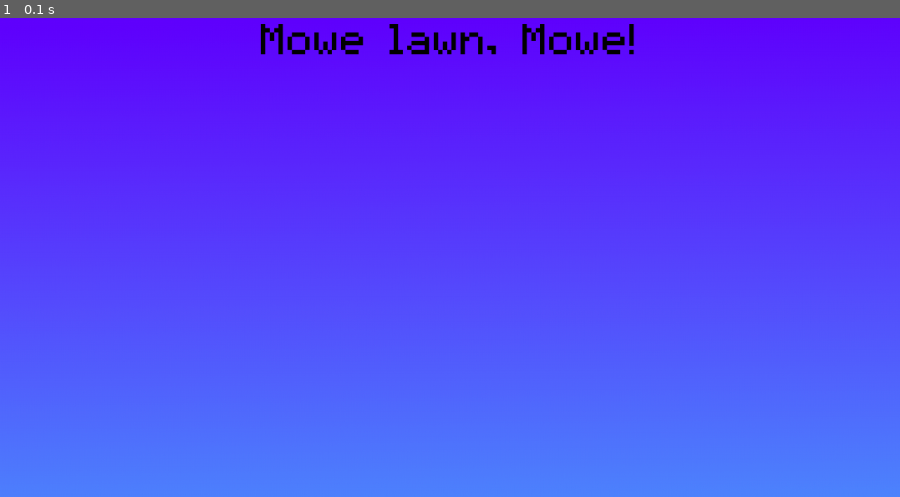
Above: before the commit, frame 1.
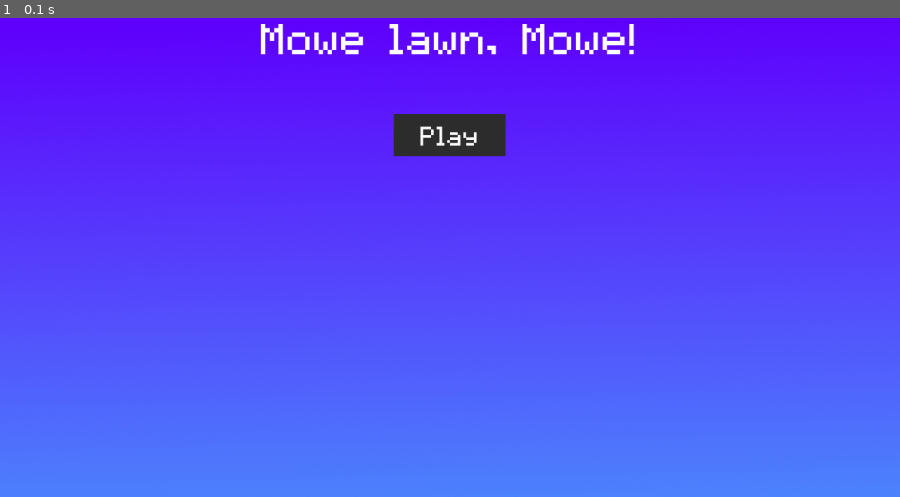
Above: after the commit, the same moment.

Repository: Acaippa/pygame-lawnmower
Game: pygame game, started from ver 0.3/main.py
Two runs of this game, one before a commit and one after it. Both use one fixed random seed, a clock stepped at 60 frames per second and the inputs below.
Inputs:
- Up to frame 1 (0.1 s): no input

The runs differ from the first frame. In frame 1, 2.1% of the frame differs, in the area x 28-71%, y 1-30%.

Commit message:
Sync git

Diff:
--- a/ver 0.3/game.py
+++ b/ver 0.3/game.py
@@ -1,5 +1,6 @@
 import pygame
 from modules.states.main_menu import *
+from modules.states.game_mode_menu import *
 
 class Game:
 	def __init__(self, display):
@@ -12,7 +13,8 @@
 		self.delta_time = 0
 
 		self.states = {
-			"MainMenu" : MainMenu(self)
+			"MainMenu" : MainMenu(self),
+			"GameModeMenu" : GameModeMenu(self)
 		}
 
 		self.state = "MainMenu"
@@ -21,3 +23,6 @@
 		self.delta_time = dt
 
 		self.states[self.state].update(self.delta_time)
+
+	def change_state(self, state):
+		self.state = state
--- /dev/null
+++ b/ver 0.3/modules/UI/button.py
@@ -0,0 +1,53 @@
+import pygame
+from .text import*
+
+class Button(Text):
+	def __init__(self, parent, **kwargs):
+		super().__init__(parent, **kwargs)
+
+		self.padding = kwargs.get("padding", 15)
+
+		self.background_color = kwargs.get("background_color", "#2f2f2f")
+
+		self.background_color_hover = kwargs.get("hover_color", "#4f4f4f")
+
+		self.background_color_click = kwargs.get("click_color", "5f5f5f")
+
+		self.background_color_current = self.background_color
+
+		self.click_check = False
+
+		self.command = kwargs.get("command", self.fallback_command)
+
+		self.cmd_list.extend([self.draw_background, self.on_hover])
+
+	def draw_background(self):
+		self.rect.width += self.padding * 5
+		self.rect.height += self.padding * 2
+
+		self.rect[0] -= self.padding * 2.5
+		self.rect[1] -= self.padding
+
+		pygame.draw.rect(self.display_surface, self.background_color_current, self.rect, border_radius=0)
+
+	def on_hover(self):
+		mouse_pos = pygame.mouse.get_pos()
+		mouse_clicked = pygame.mouse.get_pressed()
+
+		if self.rect.collidepoint(mouse_pos):
+			self.background_color_current = self.background_color_hover
+		else:
+			self.background_color_current = self.background_color
+
+		if self.rect.collidepoint(mouse_pos) and mouse_clicked[0] == True: # Check if the user clicks the button
+			self.click_check = True
+
+		if self.rect.collidepoint(mouse_pos) and mouse_clicked[0] == False and self.click_check: # Check if the user released the button while inside the button
+			self.command()
+			self.click_check = False
+
+		if not self.rect.collidepoint(mouse_pos): # Check if the user left the button after clicking
+			self.click_check = False
+
+	def fallback_command(self):
+		print(f"Button {__name__} Has no function yet.")
--- /dev/null
+++ b/ver 0.3/modules/UI/container.py
@@ -0,0 +1,39 @@
+import pygame
+
+class Container:
+	def __init__(self, parent, **kwargs):
+		self.display_surface = pygame.display.get_surface()
+
+		self.parent = parent
+
+		self.parent.item_list.append(self)
+
+		self.delta_time = 0
+
+		self.size = kwargs.get("size", (20, 20))
+
+		self.pos = kwargs.get("pos", (0, 0))
+
+		self.overflow_int = kwargs.get("overflow", 2)
+
+		self.item_list = []
+
+	def update(self, dt):
+		self.delta_time = dt
+
+		self.update_items()
+
+		self.draw()
+
+	def draw(self):
+		pass
+
+	def update_items(self):
+		for index, item in enumerate(self.item_list):
+			offset_x = self.pos[0]
+			offset_y = self.pos[1] + item.rect.height * index
+
+			item.pos = item.pos[0] + offset_x, item.pos[1] + offset_y
+			print(item.rect.height)
+
+			item.update(self.delta_time)
--- a/ver 0.3/modules/UI/text.py
+++ b/ver 0.3/modules/UI/text.py
@@ -13,18 +13,33 @@
 
 		self.font = pygame.font.Font(self.settings["font_path"] + self.settings["font_name"], self.font_size)
 
+		self.rect = pygame.Rect((20, 20), (20, 20))
+
 		self.text = kwargs.get("text", " ")
 
 		self.pos = kwargs.get("pos", (0, 0))
 
 		self.padding = kwargs.get("padding", 0)
 
-		self.parent.item_list.append(self)
+		self.color = kwargs.get("color", "#ffffff")
+
+		self.cmd_list = [] # Used by other modules
+
+		self.container = kwargs.get("container", None)
+
+		if self.container != None:
+			self.container.item_list.append(self)
+		else:
+			self.parent.item_list.append(self)
 
 		self.delta_time = 0
 
 	def update(self, dt):
 		self.delta_time = dt
+
+		if len(self.cmd_list) != 0:
+			for cmd in self.cmd_list:
+				cmd()
 
 		self.update_text()
 
@@ -33,21 +48,25 @@
 		self.draw()
 
 	def draw(self):
+		self.rect.topleft = self.pos
 		self.display_surface.blit(self.rendered_font, self.pos)
 
 	def update_text(self):
 		self.font = pygame.font.Font(self.settings["font_path"] + self.settings["font_name"], self.font_size)
-		self.rendered_font = self.font.render(self.text, True, "#000000")
+		self.rendered_font = self.font.render(self.text, True, self.color)
+		self.rect = self.rendered_font.get_rect()
 
 	def update_pos(self):
+		w, h = self.display_surface.get_size() if self.container == None else self.container.size
+
 		if self.pos[0] == "center":
-			self.pos = self.display_surface.get_width() / 2 - self.rendered_font.get_width() / 2, self.pos[1]
+			self.pos = w / 2 - self.rendered_font.get_width() / 2, self.pos[1]
 
 		if self.pos[1] == "center":
-			self.pos = self.pos[0], self.display_surface.get_height() / 2 - self.rendered_font.get_height() / 2
+			self.pos = self.pos[0], h / 2 - self.rendered_font.get_height() / 2
 
 		if self.pos[0] == "r":
-			self.pos = self.display_surface.get_width() - self.rendered_font.get_width() - self.padding, self.pos[1]
+			self.pos = w - self.rendered_font.get_width() - self.padding, self.pos[1]
 
 		if self.pos[0] == "l":
 			self.pos = 0 + self.rendered_font.get_width() + self.padding, self.pos[1]
@@ -56,4 +75,4 @@
 			self.pos = self.pos[0], 0 + self.rendered_font.get_height() + self.padding
 
 		if self.pos[1] == "b":
-			self.pos = self.pos[1], self.display_surface.get_height() - self.rendered_font.get_height() - self.padding
+			self.pos = self.pos[1], h - self.rendered_font.get_height() - self.padding
--- /dev/null
+++ b/ver 0.3/modules/states/game_mode_menu.py
@@ -0,0 +1,50 @@
+import pygame
+from modules.UI.text import *
+from modules.UI.button import *
+from modules.UI.container import *
+
+class GameModeMenu:
+	def __init__(self, parent, **kwargs):
+		self.parent = parent
+
+		self.display_surface = pygame.display.get_surface()
+
+		self.delta_time = 0
+
+		self.background_image = pygame.image.load("images/main_menu/background.png")
+
+		w, h = self.display_surface.get_size()
+
+		self.background_image = pygame.transform.scale(self.background_image, (w, h))
+
+		self.surface = pygame.Surface((w, h))
+
+		self.item_list = []
+
+		self.main_container = Container(self, pos=(150, 160), size=(w-300, h-120))
+
+		Button(self, container=self.main_container, text="Test_level")
+		Button(self, container=self.main_container, text="Test_level")
+
+		self.title = Text(self, text="Choose a Level!", pos=("center", 40), size=40)
+
+	def update(self, dt):
+		self.delta_time = dt
+		self.draw_background()
+
+		self.main_container.update(self.dt)
+
+		self.update_items()
+
+		self.draw()
+
+	def draw(self):
+		self.display_surface.blit(self.surface, (0, 0))
+
+	def draw_background(self):
+		self.surface.fill("#ffffff")
+		self.surface.blit(self.background_image, (0, 0))
+
+	def update_items(self):
+		for item in self.item_list:
+			item.update(self.delta_time)
--- a/ver 0.3/modules/states/main_menu.py
+++ b/ver 0.3/modules/states/main_menu.py
@@ -1,5 +1,6 @@
 import pygame
 from modules.UI.text import *
+from modules.UI.button import *
 
 class MainMenu:
 	def __init__(self, parent):
@@ -19,7 +20,8 @@
 
 		self.item_list = []
 
-		self.test_text = Text(self, text="Mowe lawn, Mowe!", pos=("center", 40), size=50)
+		self.title = Text(self, text="Mowe lawn, Mowe!", pos=("center", 40), size=50)
+		self.play_button = Button(self, text="Play", pos=("center", 190), size=30, command=lambda: self.parent.change_state("GameModeMenu"))
 
 	def update(self, dt):
 		self.delta_time = dt
--- /dev/null
+++ b/ver 0.3/modules/states/test_mode.py
@@ -0,0 +1 @@
+test_mode.py
